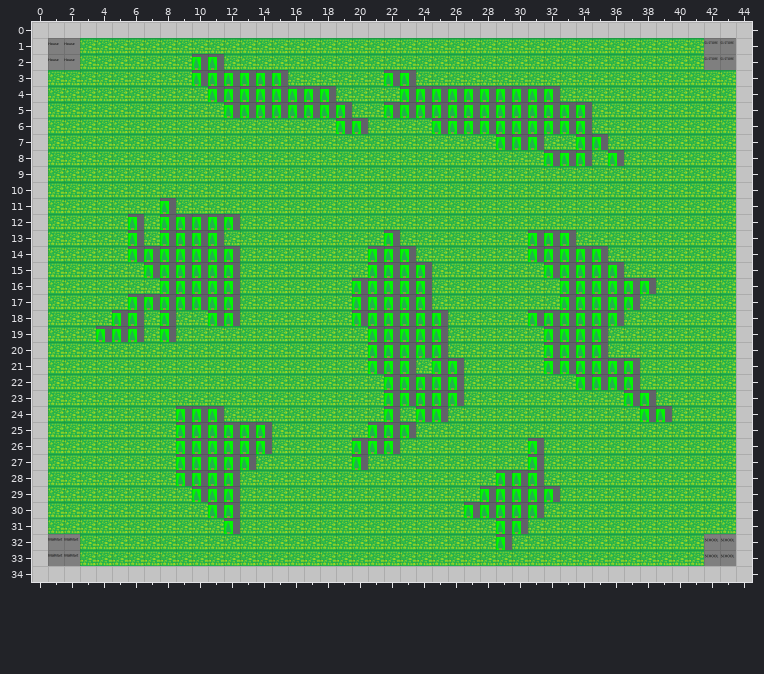
A Tiled map gets an edit: Base/maps/overworld.tmx. That is the earlier state.
Cells are 128x128 px. Shown: x 0..44, y 0..34.
And afterwards:
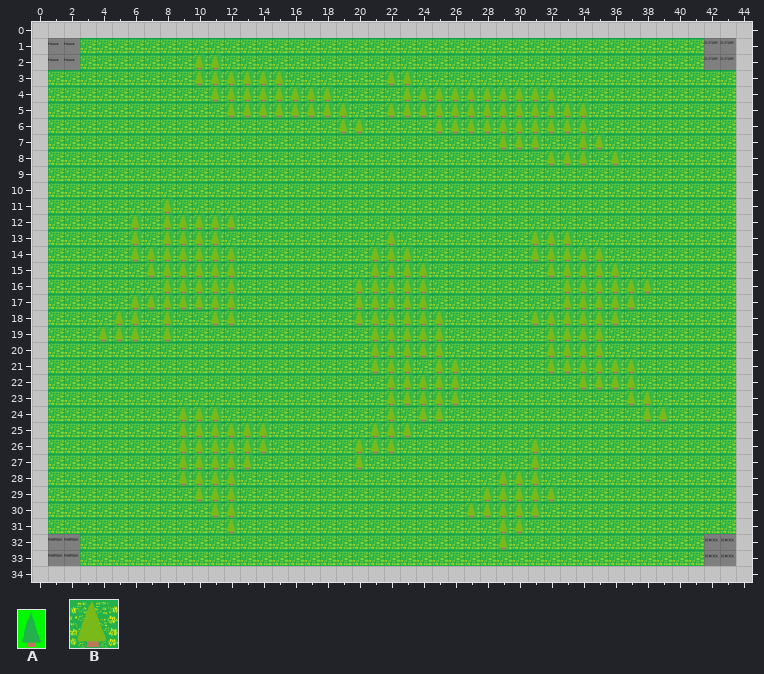
Key: from "my_tiles": A 7 "tree", B 8 "tree".
_ is an empty cell.
Tiles replaced or removed in this view: A.
The commit says: fixed tree tiles
Difference:
Changed rows in their new state; . is an unchanged cell.
Layer "Background":
first column x 4:
 2 ......BB............................
 3 ......BBBBBB......BB................
 4 .......BBBBBBBB....BBBBBBBBBB.......
 5 ........BBBBBBBB..BBBBBBBBBBBBB.....
 6 ...............BB....BBBBBBBBBB.....
 7 .........................BBB..BB....
 8 ............................BBB.B...
11 ....B...............................
12 ..B.BBBBB...........................
13 ..B.BBBB..........B........BBB......
14 ..BBBBBBB........BBB.......BBBBB....
15 ...BBBBBB........BBBB.......BBBBB...
16 ....BBBBB.......BBBBB........BBBBBB.
17 ..BBBBBBB.......BBBBB........BBBBB..
18 .BB.B..BB.......BBBBBB.....BBBBBB...
19 BBB.B............BBBBB......BBBB....
20 .................BBBBB......BBBB....
21 .................BBB.BB.....BBBBBB..
22 ..................BBBBB.......BBBB..
23 ..................BBBBB..........BB.
24 .....BBB..........B.BB............BB
25 .....BBBBBB......BBB................
26 .....BBBBBB.....BBB........B........
27 .....BBBBB......B..........B........
28 .....BBBB................BBB........
29 ......BBB...............BBBBB.......
30 .......BB..............BBBBB........
31 ........B................BB.........
32 .........................B..........
